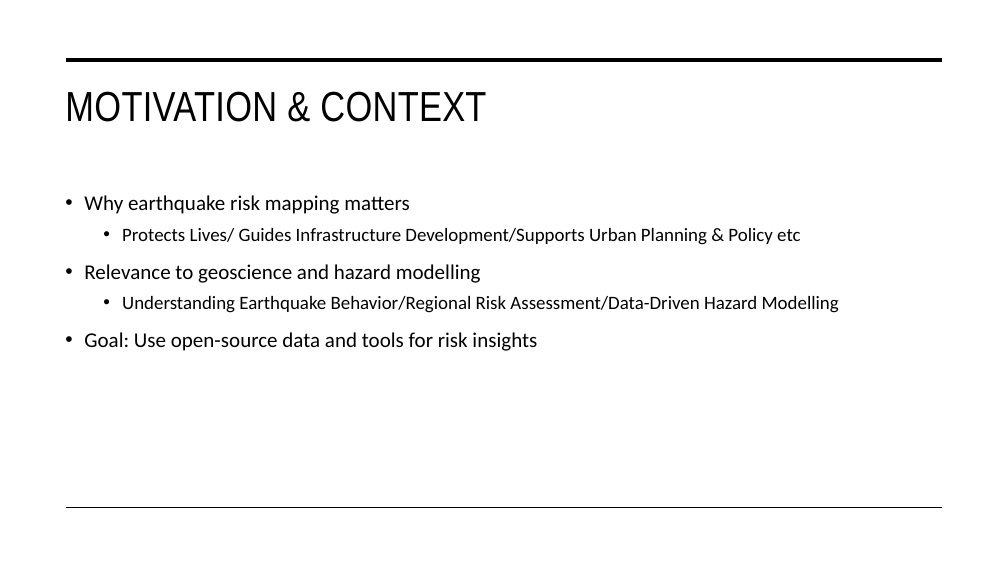
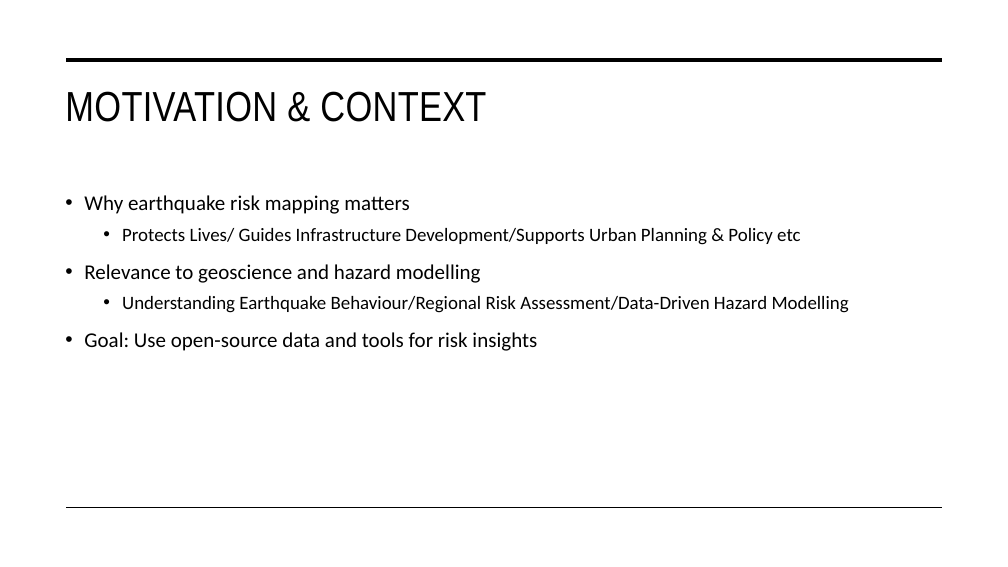
Before and after one commit to Prasanna2989/earthquake-risk-mapping, a slide deck: slide 2 of Presentation/Erathquake-risk-mapping.pptx. Drawn at 1008x567 pixels with LibreOffice and Linux fonts; fonts in the diff are those of the drawing. Boxes give left, top, right and bottom in pixels: in the first picture for what was removed or moved away, otherwise in the second. Text is boxed around its words. In the diff, an @@ line names an element or a change of style, - is before the commit and + after.

Commit message:
PPTX edited

```diff
--- a/Presentation/Erathquake-risk-mapping.pptx
+++ b/Presentation/Erathquake-risk-mapping.pptx
@@ text at (122, 296, 849, 313): text changed @@
-  • Understanding Earthquake Behavior/Regional Risk Assessment/Data-Driven Hazard Modelling
+  • Understanding Earthquake Behaviour/Regional Risk Assessment/Data-Driven Hazard Modelling
```
Also in this commit, not shown: 2 other slides changed.
